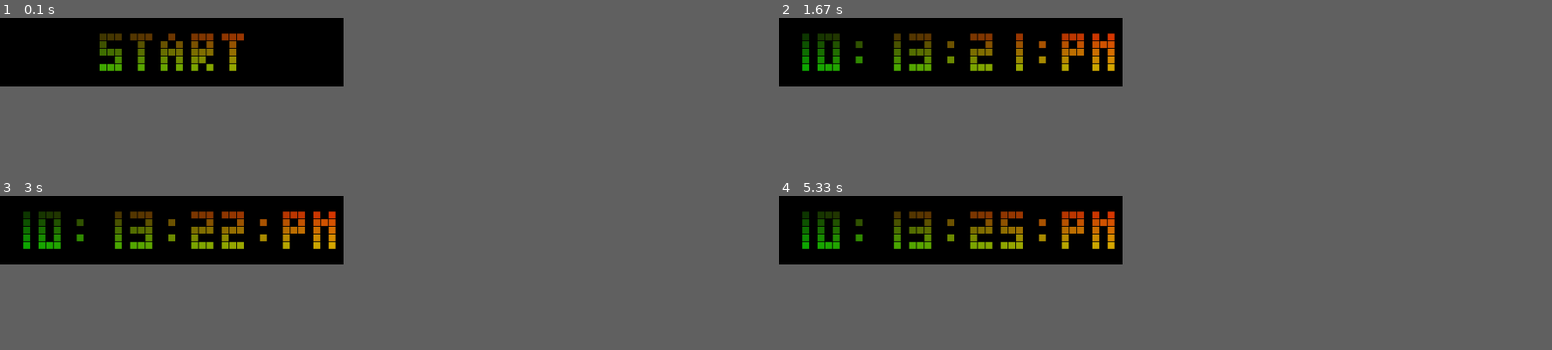
Above: before the commit, frames 1-4 (two rows, left to right).
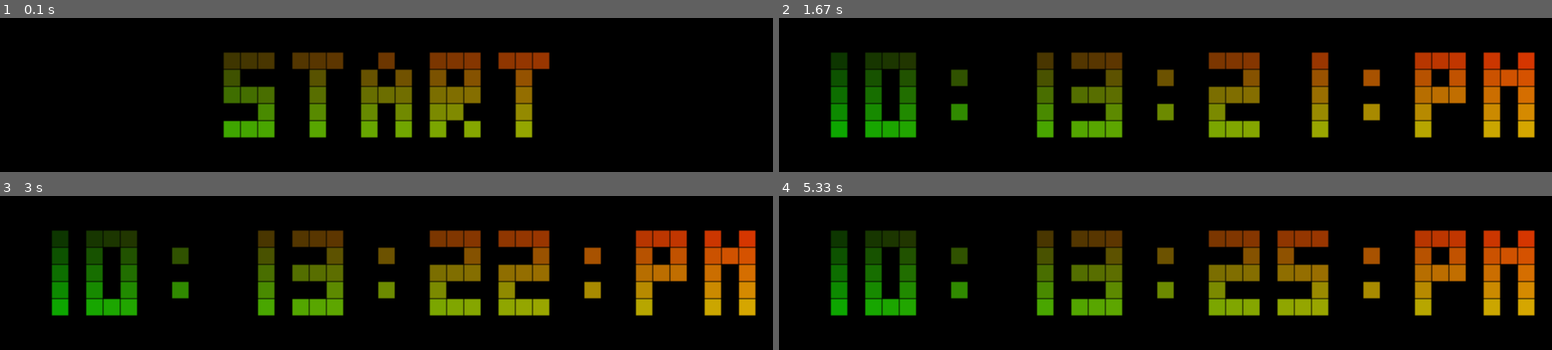
Above: after the commit, the same moments.

Repository: KlimentFis/Pygame_clock
Game: pygame game, started from clock.py
Two runs of this game, one before a commit and one after it. Both use one fixed random seed, a clock stepped at 60 frames per second and the inputs below.
Inputs:
- Up to frame 1 (0.1 s): no input
- Up to frame 2 (1.67 s): no input
- Up to frame 3 (3 s): no input
- Up to frame 4 (5.33 s): no input
In our replay, the window is 400x80 before the commit and 900x180 after it. These sizes can differ from the game's own. Grey fills any space a smaller window leaves; there, only what the larger window draws over its background counts as a difference.

The runs differ from the first frame. In frame 1, 14% of the frame differs, in the area x 12-72%, y 10-78%; in frame 2, 21%; in frame 3, 23%, in the area x 3-98%, y 10-78%; in frame 4, 23%.

Commit message:
Добавил норм константы

Diff:
--- a/clock.py
+++ b/clock.py
@@ -2,8 +2,9 @@
 import pygame
 from datetime import datetime
 
-USA_Time_format = 1 # 12h format with AM/PM (1 or 0)
-Seconds = 1 # seconds on the clock (1 or 0)
+USA_TIME_FORMAT = 1 # 12h format with AM/PM (1 or 0)
+SECOND = 1 # SECOND on the clock (1 or 0)
+SIZE = 45
 
 class Clock_face():
 	def __init__(self, app):
@@ -39,12 +40,12 @@
 		[char.draw(app) for char in self.chars]
 
 	def update(self):
-		if Seconds == 0:
+		if SECOND == 0:
 			self.time = datetime.now().strftime("%M")
 		else:
 			self.time = datetime.now().strftime("%M:%S")
 
-		if USA_Time_format == 0:
+		if USA_TIME_FORMAT == 0:
 			self.time = datetime.now().strftime("%H:") + self.time
 		else:
 			self.time = datetime.now().strftime("%I:") + self.time + datetime.now().strftime(":%p").lower()
@@ -73,8 +74,9 @@
 
 class App():
 	def __init__(self):
-		self.cell_size = 20
-		self.element_count = 5 + Seconds * 3 + USA_Time_format * 3
+		self.cell_size = SIZE
+		pygame.display.set_caption('МОИ СУПЕР ЧАСЫ С ГРАДИЕНТОМ')
+		self.element_count = 5 + SECOND * 3 + USA_TIME_FORMAT * 3
 		self.row = self.element_count * 3 + self.element_count + 1 #21
 		self.col = 9 #7
 		self.width = self.cell_size * self.row
